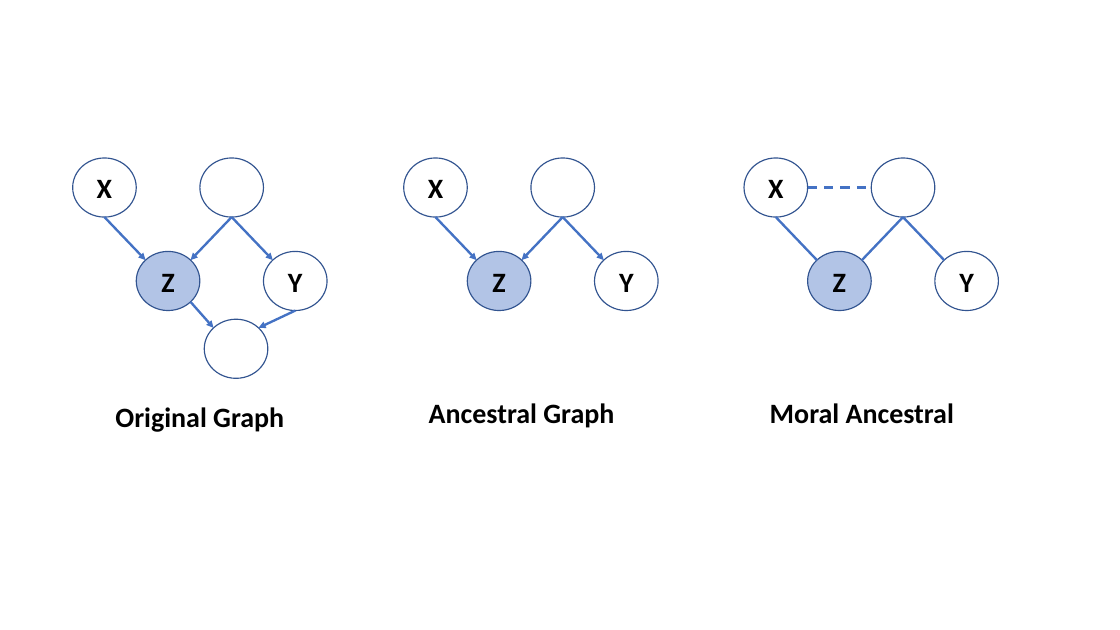
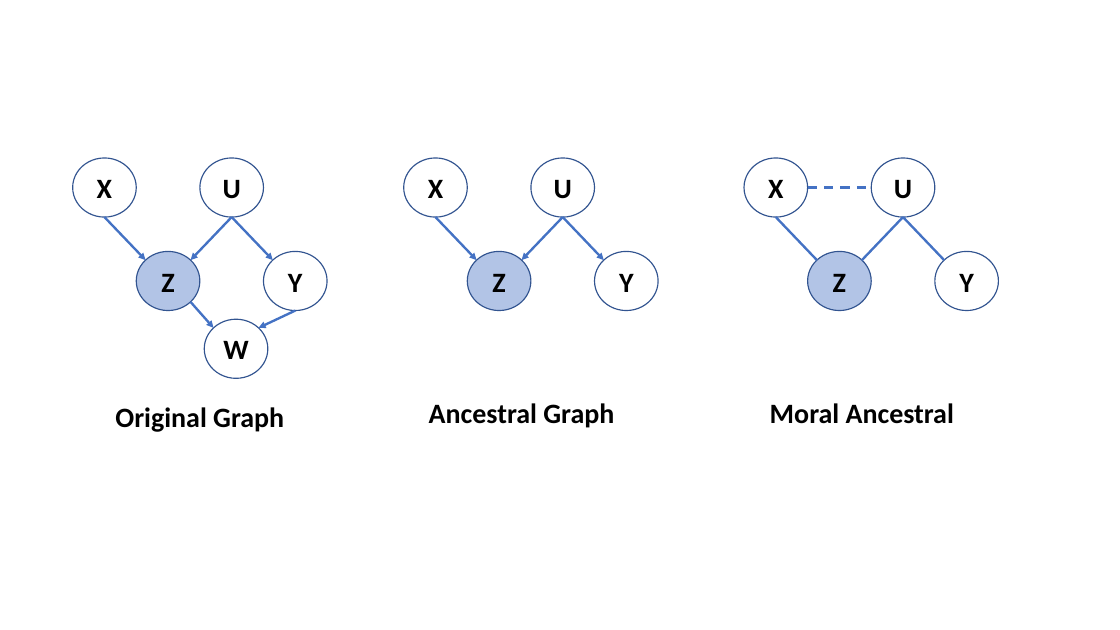
Before and after one commit to StephenElston/CSCI_E_82A_Probabalistic_Programming, a slide deck: slide 1 of Lesson3_MarkovNetworks/img/Diagrams.pptx. Drawn at 1120x630 pixels with LibreOffice and Linux fonts; fonts in the diff are those of the drawing. Boxes give left, top, right and bottom in pixels: in the first picture for what was removed or moved away, otherwise in the second. Text is boxed around its words. In the diff, an @@ line names an element or a change of style, - is before the commit and + after.

```diff
--- a/Lesson3_MarkovNetworks/img/Diagrams.pptx
+++ b/Lesson3_MarkovNetworks/img/Diagrams.pptx
@@ text in ellipse at [223,180,241,199]: text added @@
+U
@@ text in ellipse at [554,180,572,199]: text added @@
+U
@@ text in ellipse at [894,180,912,199]: text added @@
+U
@@ text in ellipse at [223,341,248,359]: text added @@
+W
```
Also in this commit, not shown: 3 slides added, 3 other files.
